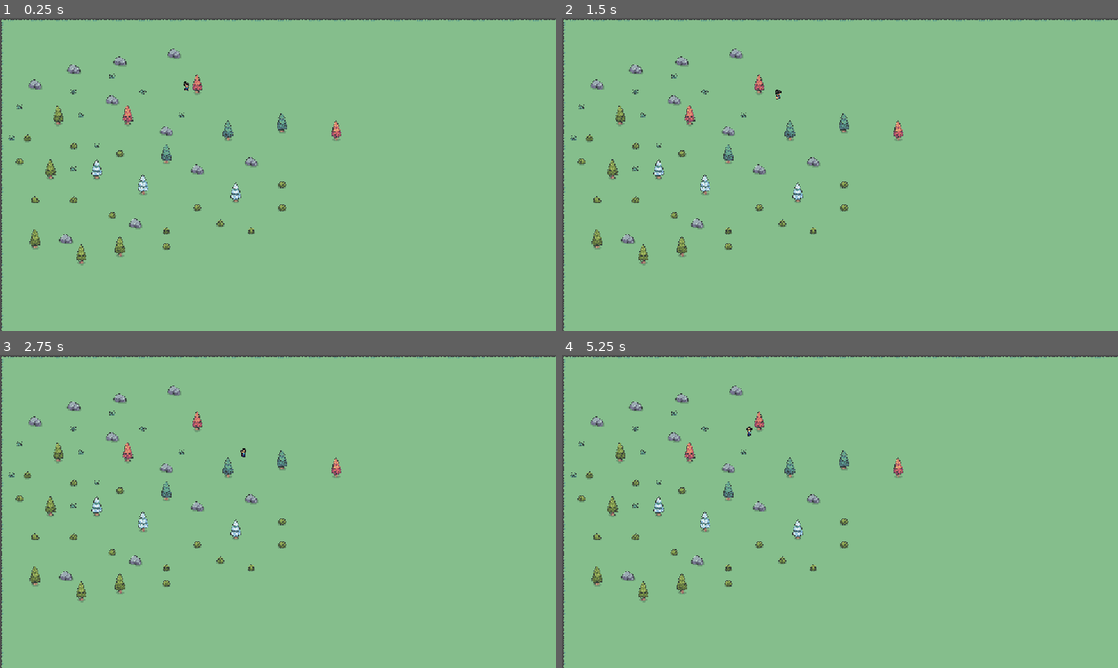
Above: before the commit, frames 1-4 (two rows, left to right).
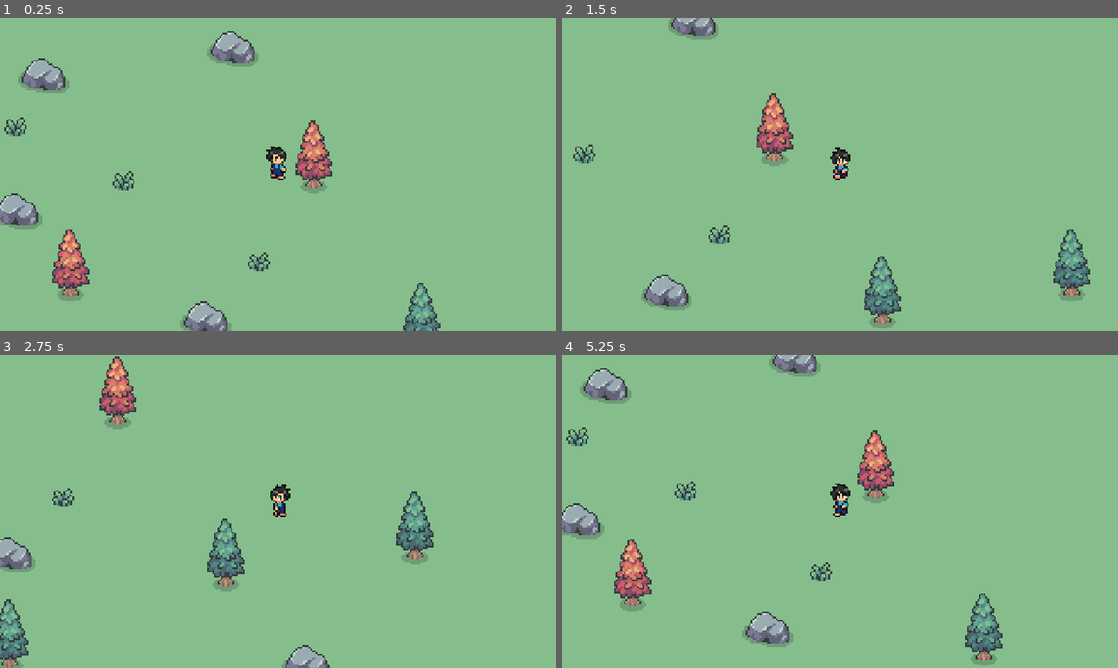
Above: after the commit, the same moments.

Repository: zuishabi/FishingValleyOL
Game: Godot game, scene res://senes/main/main.tscn
The game is run twice, just before and just after one commit, with the same random seed, the same clock (stepped at 60 frames per second) and the same inputs. This scene is started directly instead of the project's main scene.
Inputs:
- Up to frame 1 (0.25 s): no input
- Up to frame 2 (1.5 s): hold D (right) 0.53-1.28 s; hold S (down) from 1.28 s (still down)
- Up to frame 3 (2.75 s): release S (down) at 2.03 s; hold D (right) from 2.03 s (still down)
- Up to frame 4 (5.25 s): release D (right) at 2.78 s; hold W (up) 2.78-3.53 s; hold A (left) 3.53-5.03 s; hold S (down) from 5.03 s (still down)

The runs differ from the first frame. In frame 1, 9.0% of the frame differs, in the area x 0-100%, y 0-100%; in frame 2, 7.7%; in frame 3, 7.9%; in frame 4, 9.2%.
Error in both runs: Invalid access to property or key 'plyer_move' on a base object of type 'null instance'. (res://senes/main/main.gd:13)

Commit message:
fix player leave

Diff:
--- a/client/client.gd
+++ b/client/client.gd
@@ -101,7 +101,9 @@
 		event_bus.get_player_name.emit.call_deferred(rsp)
 	elif msg_id == 4:
 		# 用户离开游戏
-		pass
+		var leave:Proto.protocol.PlayerLeave = Proto.protocol.PlayerLeave.new()
+		leave.from_bytes(msg)
+		event_bus.player_leave.emit.call_deferred(leave)
 	elif msg_id == 6:
 		# 服务器传送玩家
 		var transmit:Proto.protocol.TransmitPlayer = Proto.protocol.TransmitPlayer.new()
--- a/globals/event_bus.gd
+++ b/globals/event_bus.gd
@@ -12,3 +12,6 @@
 
 # 服务器传送玩家
 signal transmit_player(target:Proto.protocol.TransmitPlayer)
+
+# 玩家退出
+signal player_leave(leave:Proto.protocol.PlayerLeave)
--- a/senes/compoents/player.tscn
+++ b/senes/compoents/player.tscn
@@ -643,7 +643,7 @@
 flip_h = true
 hframes = 6
 vframes = 3
-frame = 15
+frame = 12
 
 [node name="CollisionShape2D" type="CollisionShape2D" parent="."]
 shape = SubResource("CircleShape2D_frdue")
--- a/senes/compoents/self.tscn
+++ b/senes/compoents/self.tscn
@@ -687,4 +687,7 @@
 &"": SubResource("AnimationLibrary_khs7q")
 }
 
+[node name="Camera2D" type="Camera2D" parent="."]
+zoom = Vector2(3.5, 3.5)
+
 [connection signal="timeout" from="SyncTimer" to="." method="_on_sync_timer_timeout"]
--- a/senes/login_menu/login.gd
+++ b/senes/login_menu/login.gd
@@ -20,7 +20,7 @@
 		error.update("请填写完整信息")
 		return
 	var body:String = JSON.new().stringify({"email"=email.text,"pwd"=password.text,"service"="FishingValley"})
-	login_request.request("http://127.0.0.1:8888/login",[],HTTPClient.METHOD_POST,body)
+	login_request.request("http://gateway.zuishabi.top/login",[],HTTPClient.METHOD_POST,body)
 
 func _on_login_request_request_completed(result:int,response_code:int,headers:PackedStringArray,body:PackedByteArray):
 	var json = JSON.new()
--- a/senes/main/main.gd
+++ b/senes/main/main.gd
@@ -13,6 +13,7 @@
 	event_bus.plyer_move.connect(_on_player_move)
 	event_bus.get_player_name.connect(_on_get_player_name)
 	event_bus.transmit_player.connect(_on_transmit_player)
+	event_bus.player_leave.connect(_on_player_leave)
 	var ready:Proto.protocol.UserReady = Proto.protocol.UserReady.new()
 	client.send_msg(2,ready.to_bytes())
 
@@ -33,5 +34,8 @@
 	user_map[rsp.get_uid()].update(rsp.get_name())
 
 func _on_transmit_player(target:Proto.protocol.TransmitPlayer):
-	print("移动玩家",target.get_x(),",",target.get_y())
 	self_player.global_position = Vector2(float(target.get_x()) / 10.0,float(target.get_y()) / 10.0)
+
+func _on_player_leave(leave:Proto.protocol.PlayerLeave):
+	user_map[leave.get_uid()].queue_free()
+	user_map.erase(leave.get_uid())
--- a/senes/main/main.tscn
+++ b/senes/main/main.tscn
@@ -162,25 +162,45 @@
 13:0/0/y_sort_origin = 17
 13:0/0/physics_layer_0/polygon_0/points = PackedVector2Array(-2.6986, 14.8858, 2.8727, 14.8858, 4.78784, 19.9348, -4.26553, 19.7607)
 7:3/0 = 0
+7:3/0/y_sort_origin = 3
 8:3/0 = 0
+8:3/0/y_sort_origin = 3
 8:4/0 = 0
+8:4/0/y_sort_origin = 3
 7:4/0 = 0
+7:4/0/y_sort_origin = 3
 9:3/0 = 0
+9:3/0/y_sort_origin = 3
 9:4/0 = 0
+9:4/0/y_sort_origin = 3
 10:4/0 = 0
+10:4/0/y_sort_origin = 3
 10:3/0 = 0
+10:3/0/y_sort_origin = 3
 7:5/0 = 0
+7:5/0/y_sort_origin = 3
 8:5/0 = 0
+8:5/0/y_sort_origin = 3
 8:6/0 = 0
+8:6/0/y_sort_origin = 3
 7:6/0 = 0
+7:6/0/y_sort_origin = 3
 9:5/0 = 0
+9:5/0/y_sort_origin = 3
 9:6/0 = 0
+9:6/0/y_sort_origin = 3
 11:6/0 = 0
+11:6/0/y_sort_origin = 3
 10:5/0 = 0
+10:5/0/y_sort_origin = 3
 10:6/0 = 0
+10:6/0/y_sort_origin = 3
 11:5/0 = 0
+11:5/0/y_sort_origin = 3
 12:5/0 = 0
+12:5/0/y_sort_origin = 3
 12:6/0 = 0
+12:6/0/y_sort_origin = 3
 5:4/0 = 0
 4:4/0 = 0
 4:3/0 = 0
@@ -191,14 +211,16 @@
 0:2/0 = 0
 2:3/size_in_atlas = Vector2i(2, 2)
 2:3/0 = 0
-2:3/0/physics_layer_0/polygon_0/points = PackedVector2Array(-4.61374, -8, 1.30577, -8, 8, -3.39501, 12.4484, 1.65398, 12.1002, 9.83683, 0.60936, 9.66273, -11.9261, 7.74759, -11.9261, 1.13167, -9.66273, -3.56912)
+2:3/0/y_sort_origin = 5
+2:3/0/physics_layer_0/polygon_0/points = PackedVector2Array(11.9261, 2.00219, 11.9261, 9.83683, -0.957569, 10.5332, -6.70298, 8, -12.2743, 5.65836, -12.4484, 1.47988)
 1:3/0 = 0
 0:3/0 = 0
 0:4/0 = 0
 1:4/0 = 0
 2:5/size_in_atlas = Vector2i(2, 2)
 2:5/0 = 0
-2:5/0/physics_layer_0/polygon_0/points = PackedVector2Array(-4.61374, -8, 1.30577, -8, 8, -3.39501, 12.4484, 1.65398, 12.1002, 9.83683, 0.60936, 9.66273, -11.9261, 7.74759, -11.9261, 1.13167, -9.66273, -3.56912)
+2:5/0/y_sort_origin = 5
+2:5/0/physics_layer_0/polygon_0/points = PackedVector2Array(11.9261, 2.00219, 11.9261, 9.83683, -0.957569, 10.5332, -6.70298, 8, -12.2743, 5.65836, -12.4484, 1.47988)
 2:7/size_in_atlas = Vector2i(2, 2)
 2:7/0 = 0
 2:7/0/physics_layer_0/polygon_0/points = PackedVector2Array(-4.61374, -8, 1.30577, -8, 8, -3.39501, 12.4484, 1.65398, 12.1002, 9.83683, 0.60936, 9.66273, -11.9261, 7.74759, -11.9261, 1.13167, -9.66273, -3.56912)
Not shown, changed: export_presets.cfg
